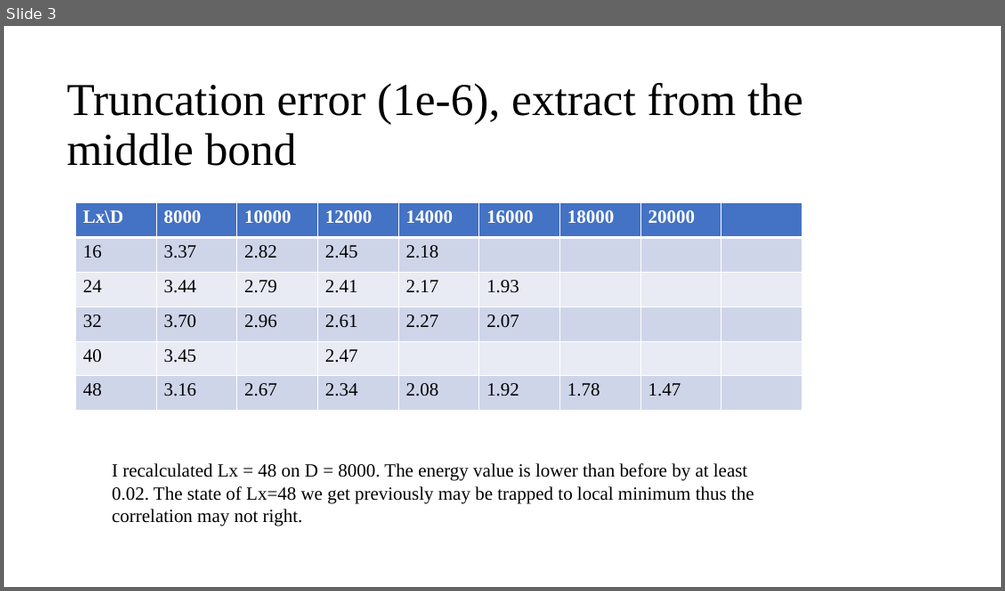
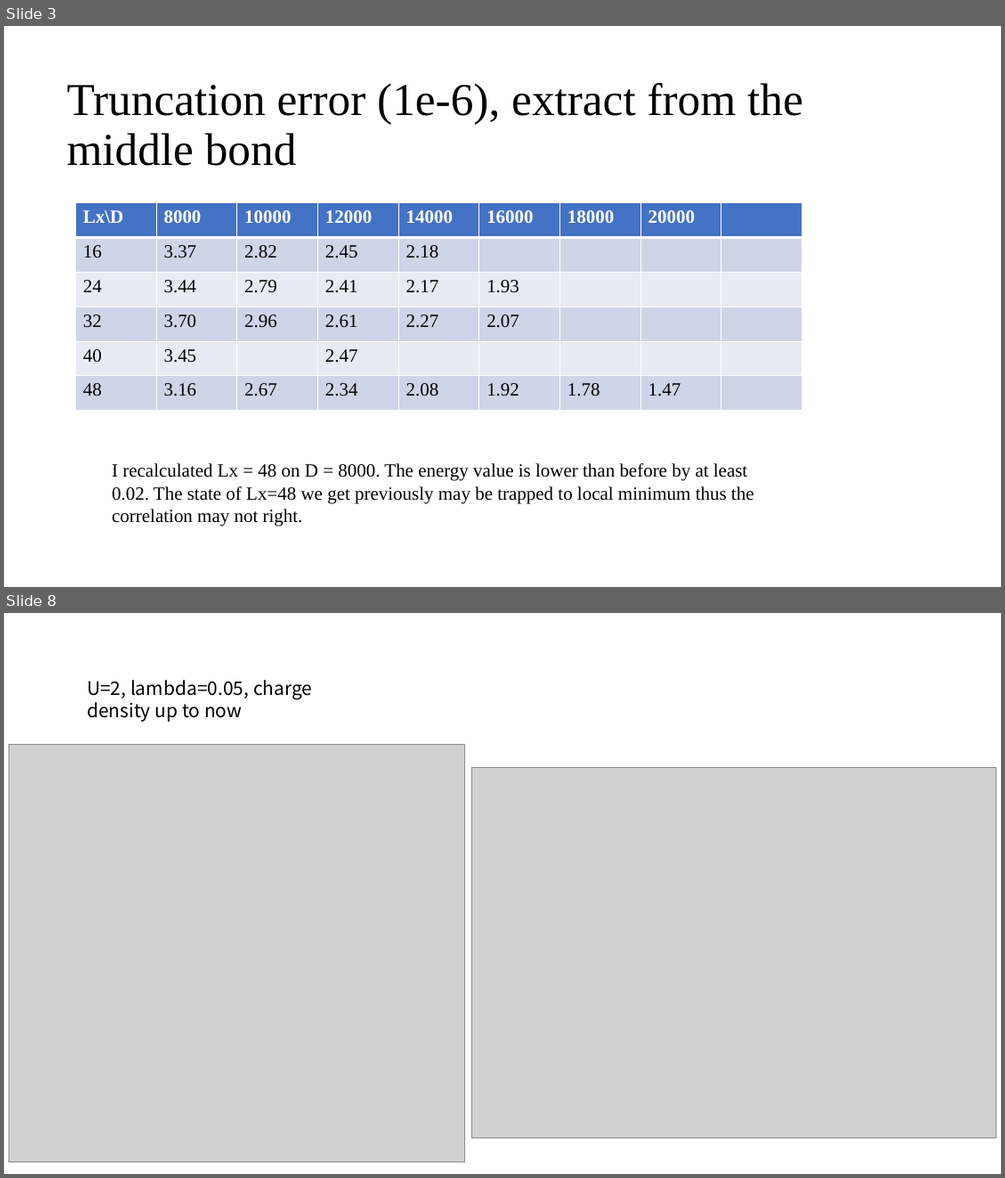
Before and after one commit to QuantumLiquids/SSH-Hubbard, a slide deck: note/SSH-Hubbard-Note6.pptx. Shown one above the other, each under a label of ours: slide 3 before the commit, slides 3 and 8 after it; the slides between them are not shown. The pictures are 1005x591 and 1005x1178 pixels, drawn with LibreOffice and Linux fonts; fonts in the diff are those of the drawing; grey boxes stand for pictures. Boxes give left, top, right and bottom in pixels: in the first picture for what was removed or moved away, otherwise in the second. Text is boxed around its words. In the diff, an @@ line names an element or a change of style, - is before the commit and + after.

```diff
--- a/note/SSH-Hubbard-Note6.pptx
+++ b/note/SSH-Hubbard-Note6.pptx
@@ slide 8 added at bbox=[4, 613, 1001, 1174], background #FFFFFF @@
@@ text added at bbox=[87, 680, 312, 722], 18 pt, text #000000 @@
+U=2, lambda=0.05, charge density up to now
@@ picture added at bbox=[8, 744, 464, 1162] @@
@@ picture added at bbox=[472, 768, 996, 1138] @@
```
Also in this commit, not shown: 4 slides changed, 10 other files.
